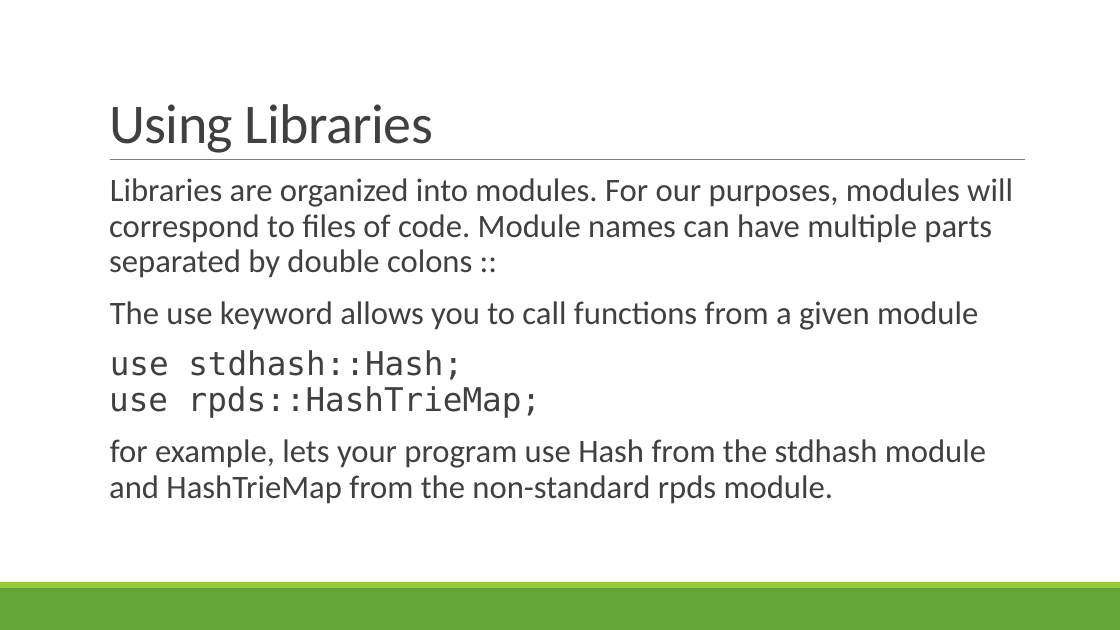
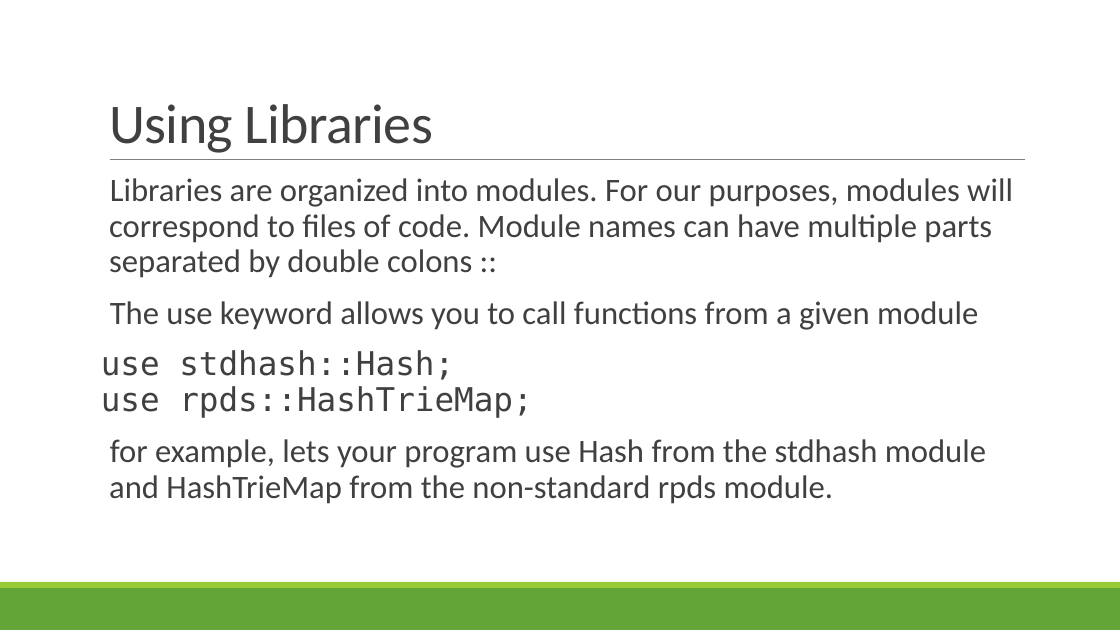
Before and after one commit to rbohrer/pl-course, a slide deck: slide 52 of LectureSlides/02Rust.pptx (slide 47 before the commit). Drawn at 1120x630 pixels with LibreOffice and Linux fonts; fonts in the diff are those of the drawing. Boxes give left, top, right and bottom in pixels: in the first picture for what was removed or moved away, otherwise in the second. Text is boxed around its words. In the diff, an @@ line names an element or a change of style, - is before the commit and + after.

```diff
--- a/LectureSlides/02Rust.pptx
+++ b/LectureSlides/02Rust.pptx
@@ text at <box>101,350,532,418</box>: bullet   to none @@
```
Also in this commit, not shown: 2 other slides changed, 5 slides added.
